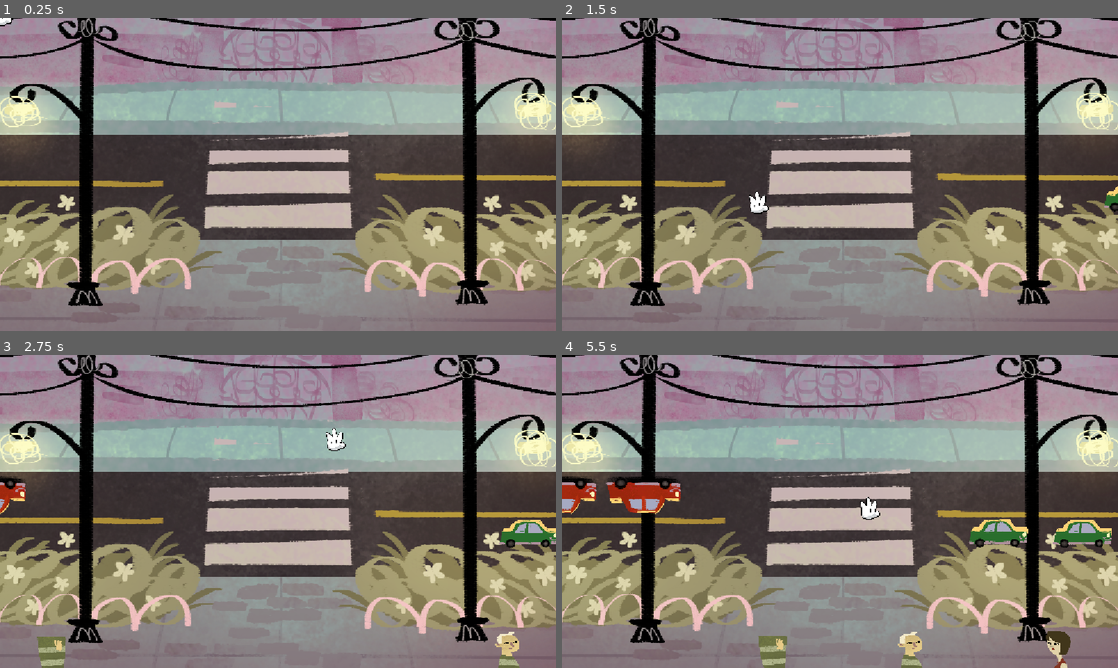
Above: before the commit, frames 1-4 (two rows, left to right).
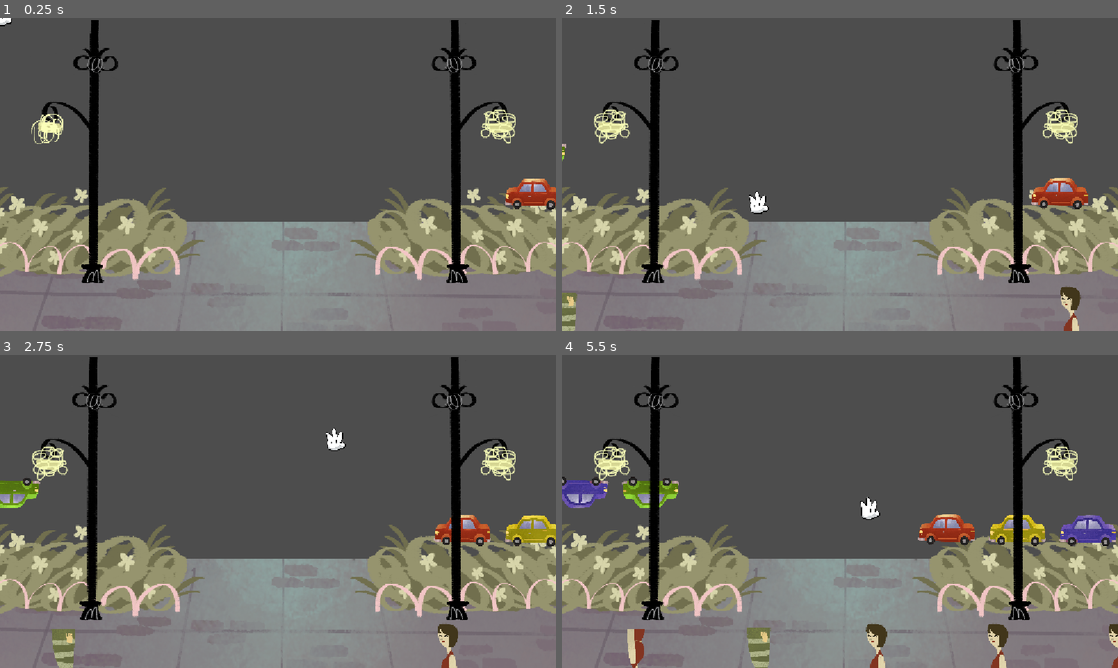
Above: after the commit, the same moments.

Repository: andre-felipe-wonsik-alves/gmtk-jam-26
Game: Godot game, scene res://Scenes/Levels/city.tscn
Two runs of this game, one before a commit and one after it. Both use one fixed random seed, a clock stepped at 60 frames per second and the inputs below. This scene is started directly instead of the project's main scene.
Inputs (mouse positions are in pixels of both pictures, inside the frame that each line leads up to):
- Up to frame 1 (0.25 s): no input
- Up to frame 2 (1.5 s): move the mouse to (962, 158) at 0.52 s; click (962, 158) at 0.67 s; drag from (728, 190) to (812, 237) at 1.27 s
- Up to frame 3 (2.75 s): move the mouse to (333, 442) at 2.02 s; click (333, 442) at 2.17 s
- Up to frame 4 (5.5 s): drag from (812, 574) to (673, 464) at 2.77 s; move the mouse to (1006, 558) at 3.52 s; click (1006, 558) at 3.67 s; drag from (673, 464) to (756, 433) at 4.27 s; move the mouse to (867, 511) at 5.02 s; click (867, 511) at 5.17 s

The runs differ from the first frame. In frame 1, 70% of the frame differs, in the area x 0-100%, y 0-100%; in frame 2, 71%; in frame 3, 72%; in frame 4, 74%.

Commit message:
feat: init

Diff:
--- a/Scenes/Levels/city.tscn
+++ b/Scenes/Levels/city.tscn
@@ -6,8 +6,28 @@
 [ext_resource type="Script" uid="uid://bdqsdxu1hqmfg" path="res://Scripts/Components/SpawnComponent.gd" id="3_1m7hl"]
 [ext_resource type="PackedScene" uid="uid://dvypd6srkfcjr" path="res://Scenes/Npc/woman.tscn" id="3_dta0y"]
 [ext_resource type="PackedScene" uid="uid://dyn5iw7y47xdp" path="res://Scenes/Npc/car.tscn" id="4_3yl78"]
-[ext_resource type="PackedScene" uid="uid://dw50tasy8rc7b" path="res://Scenes/Npc/wrong-car.tscn" id="6_aem5b"]
+[ext_resource type="Texture2D" uid="uid://cg72e2m4fcqlu" path="res://Assets/Levels/City/Scenery/front_pathway.png" id="4_320g1"]
+[ext_resource type="Texture2D" uid="uid://uyacfbuu1wy3" path="res://Assets/Levels/City/Scenery/grass.png" id="5_lwyr8"]
+[ext_resource type="PackedScene" uid="uid://dw50tasy8rc7b" path="res://Scenes/Npc/green-car.tscn" id="6_aem5b"]
+[ext_resource type="Texture2D" uid="uid://dki1kf6shl5io" path="res://Assets/Levels/City/Scenery/pole2.png" id="6_o4t3i"]
+[ext_resource type="Texture2D" uid="uid://h7yumdoedqxb" path="res://Assets/Levels/City/Scenery/pole.png" id="7_0kupl"]
 [ext_resource type="PackedScene" uid="uid://dl54ikwipnilr" path="res://Scenes/Npc/random_dude.tscn" id="7_kxfw3"]
+[ext_resource type="PackedScene" uid="uid://cve8rd6uht2ny" path="res://Scenes/Npc/purple-car.tscn" id="7_s7f8u"]
+[ext_resource type="PackedScene" uid="uid://c60tdgru3csrw" path="res://Scenes/Npc/yellow-car.tscn" id="8_u0s6v"]
+
+[sub_resource type="SpriteFrames" id="SpriteFrames_86cna"]
+animations = [{
+"frames": [{
+"duration": 1.0,
+"texture": ExtResource("6_o4t3i")
+}, {
+"duration": 1.0,
+"texture": ExtResource("7_0kupl")
+}],
+"loop": 1,
+"name": &"default",
+"speed": 5.0
+}]
 
 [sub_resource type="Curve2D" id="Curve2D_aem5b"]
 _data = {
@@ -34,6 +54,8 @@
 point_count = 4
 
 [node name="City" type="Node2D" unique_id=1970652152]
+position = Vector2(42.176178, 0.5657654)
+scale = Vector2(0.8366256, 0.9730459)
 script = ExtResource("1_1m7hl")
 
 [node name="Player" parent="." unique_id=1982141801 instance=ExtResource("1_t1nu0")]
@@ -42,20 +64,56 @@
 [node name="Scenery" type="Node" parent="." unique_id=865049262]
 
 [node name="background" type="Sprite2D" parent="Scenery" unique_id=725243874]
+visible = false
 show_behind_parent = true
 z_index = -1
 position = Vector2(569, 322)
 scale = Vector2(0.7584259, 0.7584259)
 texture = ExtResource("2_3yl78")
 
+[node name="frontPathway" type="Sprite2D" parent="Scenery" unique_id=134609681]
+z_index = -2
+position = Vector2(576.17615, 544.56573)
+scale = Vector2(0.60236937, 0.7005918)
+texture = ExtResource("4_320g1")
+
+[node name="leftGrass" type="Sprite2D" parent="Scenery" unique_id=613921093]
+z_index = -1
+position = Vector2(180.17618, 441.56573)
+scale = Vector2(0.60236937, 0.7005918)
+texture = ExtResource("5_lwyr8")
+
+[node name="rightGrass" type="Sprite2D" parent="Scenery" unique_id=767072801]
+z_index = -1
+position = Vector2(969.1763, 441.56573)
+scale = Vector2(0.60236937, 0.7005918)
+texture = ExtResource("5_lwyr8")
+flip_h = true
+
+[node name="rightPole" type="AnimatedSprite2D" parent="Scenery" unique_id=1531148028]
+position = Vector2(980.93726, 276.7889)
+scale = Vector2(0.52237, 0.6075477)
+sprite_frames = SubResource("SpriteFrames_86cna")
+autoplay = "default"
+frame_progress = 0.88958013
+
+[node name="leftPole" type="AnimatedSprite2D" parent="Scenery" unique_id=987890627]
+position = Vector2(154.93712, 276.78897)
+scale = Vector2(0.52237, 0.6075477)
+sprite_frames = SubResource("SpriteFrames_86cna")
+autoplay = "default"
+frame_progress = 0.5816786
+flip_h = true
+
 [node name="SpawnPools" type="Node" parent="." unique_id=663536681]
 
 [node name="RoadLeft" type="Marker2D" parent="SpawnPools" unique_id=649712608]
+visible = false
 position = Vector2(-214, 279)
 
 [node name="SpawnComponent" type="Node" parent="SpawnPools/RoadLeft" unique_id=1009406731 node_paths=PackedStringArray("spawn_marker", "path", "path_follow")]
 script = ExtResource("3_1m7hl")
-spawn_scene = ExtResource("4_3yl78")
+spawn_scenes = Array[PackedScene]([ExtResource("4_3yl78"), ExtResource("6_aem5b"), ExtResource("7_s7f8u"), ExtResource("8_u0s6v")])
 spawn_marker = NodePath("..")
 path = NodePath("../Path2D")
 path_follow = NodePath("../Path2D/PathFollow2D")
@@ -70,11 +128,12 @@
 rotation = 0.0013468005
 
 [node name="RoadRight" type="Marker2D" parent="SpawnPools" unique_id=1343910942]
+visible = false
 position = Vector2(1299, 379)
 
 [node name="SpawnComponent" type="Node" parent="SpawnPools/RoadRight" unique_id=557816890 node_paths=PackedStringArray("spawn_marker", "path", "path_follow")]
 script = ExtResource("3_1m7hl")
-spawn_scene = ExtResource("6_aem5b")
+spawn_scenes = Array[PackedScene]([ExtResource("4_3yl78"), ExtResource("8_u0s6v"), ExtResource("7_s7f8u"), ExtResource("6_aem5b")])
 spawn_marker = NodePath("..")
 path = NodePath("../Path2D")
 path_follow = NodePath("../Path2D/PathFollow2D")
@@ -89,6 +148,7 @@
 rotation = -3.1342838
 
 [node name="Sidewalk" type="Marker2D" parent="SpawnPools" unique_id=1446052177]
+visible = false
 position = Vector2(-219, 646)
 
 [node name="SpawnComponent" type="Node" parent="SpawnPools/Sidewalk" unique_id=1730645144 node_paths=PackedStringArray("spawn_marker", "path", "path_follow")]
@@ -97,7 +157,6 @@
 spawn_marker = NodePath("..")
 path = NodePath("../Path2D")
 path_follow = NodePath("../Path2D/PathFollow2D")
-spawn_interval_seconds = 6
 metadata/_custom_type_script = "uid://bdqsdxu1hqmfg"
 
 [node name="Path2D" type="Path2D" parent="SpawnPools/Sidewalk" unique_id=686773727]
@@ -108,6 +167,7 @@
 rotation = -0.0063410695
 
 [node name="SidewalkCrosser" type="Marker2D" parent="SpawnPools" unique_id=140212517]
+visible = false
 position = Vector2(1384, 646)
 
 [node name="SpawnComponent" type="Node" parent="SpawnPools/SidewalkCrosser" unique_id=1129921582 node_paths=PackedStringArray("spawn_marker", "path", "path_follow")]
--- a/Scenes/Npc/car.tscn
+++ b/Scenes/Npc/car.tscn
@@ -1,12 +1,12 @@
 [gd_scene format=3 uid="uid://dyn5iw7y47xdp"]
 
-[ext_resource type="Texture2D" uid="uid://cdo4dxp8bcvje" path="res://Assets/Levels/City/car.png" id="1_o408m"]
+[ext_resource type="Texture2D" uid="uid://cdo4dxp8bcvje" path="res://Assets/Levels/City/red-car.png" id="1_o408m"]
 [ext_resource type="Script" uid="uid://6wybcapgxvhw" path="res://Scripts/Components/InteractableComponent.gd" id="2_cfmeg"]
 [ext_resource type="Script" uid="uid://chs4h0hihuse6" path="res://Scripts/Components/Interactable/Poppable.gd" id="3_o408m"]
 [ext_resource type="AudioStream" uid="uid://clypsx251ujfi" path="res://Assets/Sounds/Effects/dragon-studio-clean-minimal-pop-467466.mp3" id="4_cfmeg"]
 
 [sub_resource type="RectangleShape2D" id="RectangleShape2D_8odeo"]
-size = Vector2(157, 62)
+size = Vector2(143, 60)
 
 [sub_resource type="SpriteFrames" id="SpriteFrames_86cna"]
 animations = [{
@@ -20,17 +20,18 @@
 }]
 
 [node name="Car" type="AnimatableBody2D" unique_id=1876073245]
+scale = Vector2(2, 2)
 
 [node name="CollisionShape2D" type="CollisionShape2D" parent="." unique_id=2030024330]
-position = Vector2(0.5, -11)
+position = Vector2(-0.5, -10)
 shape = SubResource("RectangleShape2D_8odeo")
 
 [node name="AnimatedSprite2D" type="AnimatedSprite2D" parent="." unique_id=1305526116]
-position = Vector2(0, -1.0000019)
-scale = Vector2(0.35999927, 0.35999927)
+position = Vector2(1.9073486e-06, -4)
+scale = Vector2(0.080001436, 0.080001436)
 sprite_frames = SubResource("SpriteFrames_86cna")
 autoplay = "default"
-offset = Vector2(0.1931169, -11.690617)
+offset = Vector2(-12.306427, -74.18906)
 
 [node name="InteractableComponent" type="Node" parent="." unique_id=1792679841]
 script = ExtResource("2_cfmeg")
--- a/Scenes/Npc/wrong-car.tscn
+++ b/Scenes/Npc/green-car.tscn
@@ -1,18 +1,18 @@
 [gd_scene format=3 uid="uid://dw50tasy8rc7b"]
 
-[ext_resource type="Texture2D" uid="uid://ceukar58dgufd" path="res://Assets/Levels/City/wrong-car.png" id="1_4wdpa"]
+[ext_resource type="Texture2D" uid="uid://bfhuo3ljql7ig" path="res://Assets/Levels/City/green-car.png" id="1_ne018"]
 [ext_resource type="Script" uid="uid://6wybcapgxvhw" path="res://Scripts/Components/InteractableComponent.gd" id="2_a3frx"]
 [ext_resource type="Script" uid="uid://cmrqf7p1u3hd7" path="res://Scripts/Components/Interactable/Wrong.gd" id="3_4wdpa"]
 [ext_resource type="AudioStream" uid="uid://el5ue53edxfh" path="res://Assets/Sounds/Effects/apebble-fart-3-228243.mp3" id="4_a3frx"]
 
-[sub_resource type="RectangleShape2D" id="RectangleShape2D_8odeo"]
-size = Vector2(128, 62)
+[sub_resource type="RectangleShape2D" id="RectangleShape2D_382f7"]
+size = Vector2(143, 60)
 
-[sub_resource type="SpriteFrames" id="SpriteFrames_1snrl"]
+[sub_resource type="SpriteFrames" id="SpriteFrames_smd1s"]
 animations = [{
 "frames": [{
 "duration": 1.0,
-"texture": ExtResource("1_4wdpa")
+"texture": ExtResource("1_ne018")
 }],
 "loop": 1,
 "name": &"default",
@@ -20,17 +20,18 @@
 }]
 
 [node name="Car" type="AnimatableBody2D" unique_id=1876073245]
+scale = Vector2(2, 2)
 
-[node name="CollisionShape2D" type="CollisionShape2D" parent="." unique_id=2030024330]
-position = Vector2(1, -11)
-shape = SubResource("RectangleShape2D_8odeo")
+[node name="CollisionShape2D" type="CollisionShape2D" parent="." unique_id=1808584172]
+position = Vector2(-0.5, -10)
+shape = SubResource("RectangleShape2D_382f7")
 
-[node name="AnimatedSprite2D" type="AnimatedSprite2D" parent="." unique_id=1305526116]
-position = Vector2(0, -7)
-scale = Vector2(0.23999934, 0.23999934)
-sprite_frames = SubResource("SpriteFrames_1snrl")
+[node name="AnimatedSprite2D" type="AnimatedSprite2D" parent="." unique_id=2042302553]
+position = Vector2(1.9073486e-06, -4)
+scale = Vector2(0.080001436, 0.080001436)
+sprite_frames = SubResource("SpriteFrames_smd1s")
 autoplay = "default"
-offset = Vector2(0.1931169, -11.690617)
+offset = Vector2(-12.306427, -74.18906)
 
 [node name="InteractableComponent" type="Node" parent="." unique_id=1792679841]
 script = ExtResource("2_a3frx")
--- /dev/null
+++ b/Scenes/Npc/purple-car.tscn
@@ -0,0 +1,42 @@
+[gd_scene format=3 uid="uid://cve8rd6uht2ny"]
+
+[ext_resource type="Texture2D" uid="uid://cllwwgt2ih3qc" path="res://Assets/Levels/City/blue-car.png" id="1_0c50u"]
+[ext_resource type="Script" uid="uid://6wybcapgxvhw" path="res://Scripts/Components/InteractableComponent.gd" id="2_ejhjj"]
+[ext_resource type="Script" uid="uid://cmrqf7p1u3hd7" path="res://Scripts/Components/Interactable/Wrong.gd" id="3_bkp3d"]
+[ext_resource type="AudioStream" uid="uid://el5ue53edxfh" path="res://Assets/Sounds/Effects/apebble-fart-3-228243.mp3" id="4_40wbq"]
+
+[sub_resource type="RectangleShape2D" id="RectangleShape2D_382f7"]
+size = Vector2(143, 60)
+
+[sub_resource type="SpriteFrames" id="SpriteFrames_smd1s"]
+animations = [{
+"frames": [{
+"duration": 1.0,
+"texture": ExtResource("1_0c50u")
+}],
+"loop": 1,
+"name": &"default",
+"speed": 5.0
+}]
+
+[node name="Car" type="AnimatableBody2D" unique_id=1876073245]
+scale = Vector2(2, 2)
+
+[node name="CollisionShape2D" type="CollisionShape2D" parent="." unique_id=1808584172]
+position = Vector2(-0.5, -10)
+shape = SubResource("RectangleShape2D_382f7")
+
+[node name="AnimatedSprite2D" type="AnimatedSprite2D" parent="." unique_id=2042302553]
+position = Vector2(1.9073486e-06, -4)
+scale = Vector2(0.080001436, 0.080001436)
+sprite_frames = SubResource("SpriteFrames_smd1s")
+autoplay = "default"
+offset = Vector2(-12.306427, -74.18906)
+
+[node name="InteractableComponent" type="Node" parent="." unique_id=1792679841]
+script = ExtResource("2_ejhjj")
+
+[node name="Wrong" type="Node" parent="InteractableComponent" unique_id=1434538420]
+script = ExtResource("3_bkp3d")
+wrong_sound = ExtResource("4_40wbq")
+metadata/_custom_type_script = "uid://cmrqf7p1u3hd7"
--- /dev/null
+++ b/Scenes/Npc/yellow-car.tscn
@@ -0,0 +1,42 @@
+[gd_scene format=3 uid="uid://c60tdgru3csrw"]
+
+[ext_resource type="Texture2D" uid="uid://cdobrc62iycje" path="res://Assets/Levels/City/yellow-car.png" id="1_5kdve"]
+[ext_resource type="Script" uid="uid://6wybcapgxvhw" path="res://Scripts/Components/InteractableComponent.gd" id="2_atvmq"]
+[ext_resource type="Script" uid="uid://cmrqf7p1u3hd7" path="res://Scripts/Components/Interactable/Wrong.gd" id="3_nbrnb"]
+[ext_resource type="AudioStream" uid="uid://el5ue53edxfh" path="res://Assets/Sounds/Effects/apebble-fart-3-228243.mp3" id="4_bo71g"]
+
+[sub_resource type="RectangleShape2D" id="RectangleShape2D_382f7"]
+size = Vector2(143, 60)
+
+[sub_resource type="SpriteFrames" id="SpriteFrames_smd1s"]
+animations = [{
+"frames": [{
+"duration": 1.0,
+"texture": ExtResource("1_5kdve")
+}],
+"loop": 1,
+"name": &"default",
+"speed": 5.0
+}]
+
+[node name="Car" type="AnimatableBody2D" unique_id=1876073245]
+scale = Vector2(2, 2)
+
+[node name="CollisionShape2D" type="CollisionShape2D" parent="." unique_id=1808584172]
+position = Vector2(-0.5, -10)
+shape = SubResource("RectangleShape2D_382f7")
+
+[node name="AnimatedSprite2D" type="AnimatedSprite2D" parent="." unique_id=2042302553]
+position = Vector2(1.9073486e-06, -4)
+scale = Vector2(0.080001436, 0.080001436)
+sprite_frames = SubResource("SpriteFrames_smd1s")
+autoplay = "default"
+offset = Vector2(-12.306427, -74.18906)
+
+[node name="InteractableComponent" type="Node" parent="." unique_id=1792679841]
+script = ExtResource("2_atvmq")
+
+[node name="Wrong" type="Node" parent="InteractableComponent" unique_id=1434538420]
+script = ExtResource("3_nbrnb")
+wrong_sound = ExtResource("4_bo71g")
+metadata/_custom_type_script = "uid://cmrqf7p1u3hd7"
--- a/Scripts/Components/SpawnComponent.gd
+++ b/Scripts/Components/SpawnComponent.gd
@@ -3,9 +3,7 @@
 signal spawned(instance: Node2D)
 
 @export var spawn_scene: PackedScene
-## Optional array of scenes to pick randomly from on each spawn. If set and not empty, overrides spawn_scene.
 @export var spawn_scenes: Array[PackedScene] = []
-## Optional marker. If empty, the parent marker or first Marker2D child is used.
 @export var spawn_marker: Marker2D
 @export var path: Path2D
 @export var path_follow: PathFollow2D
Binary file added: Assets/Levels/City/Scenery/back_pathway.png
Not shown, added: Assets/Levels/City/Scenery/back_pathway.png.import
Binary file added: Assets/Levels/City/Scenery/fences.png
Not shown, added: Assets/Levels/City/Scenery/fences.png.import
Binary file added: Assets/Levels/City/Scenery/front_pathway.png
Not shown, added: Assets/Levels/City/Scenery/front_pathway.png.import
Binary file added: Assets/Levels/City/Scenery/grass.png
Not shown, added: Assets/Levels/City/Scenery/grass.png.import
Binary file added: Assets/Levels/City/Scenery/pole.png
Not shown, added: Assets/Levels/City/Scenery/pole.png.import
Binary file added: Assets/Levels/City/Scenery/pole2.png
Not shown, added: Assets/Levels/City/Scenery/pole2.png.import
(and 14 more such lines)
